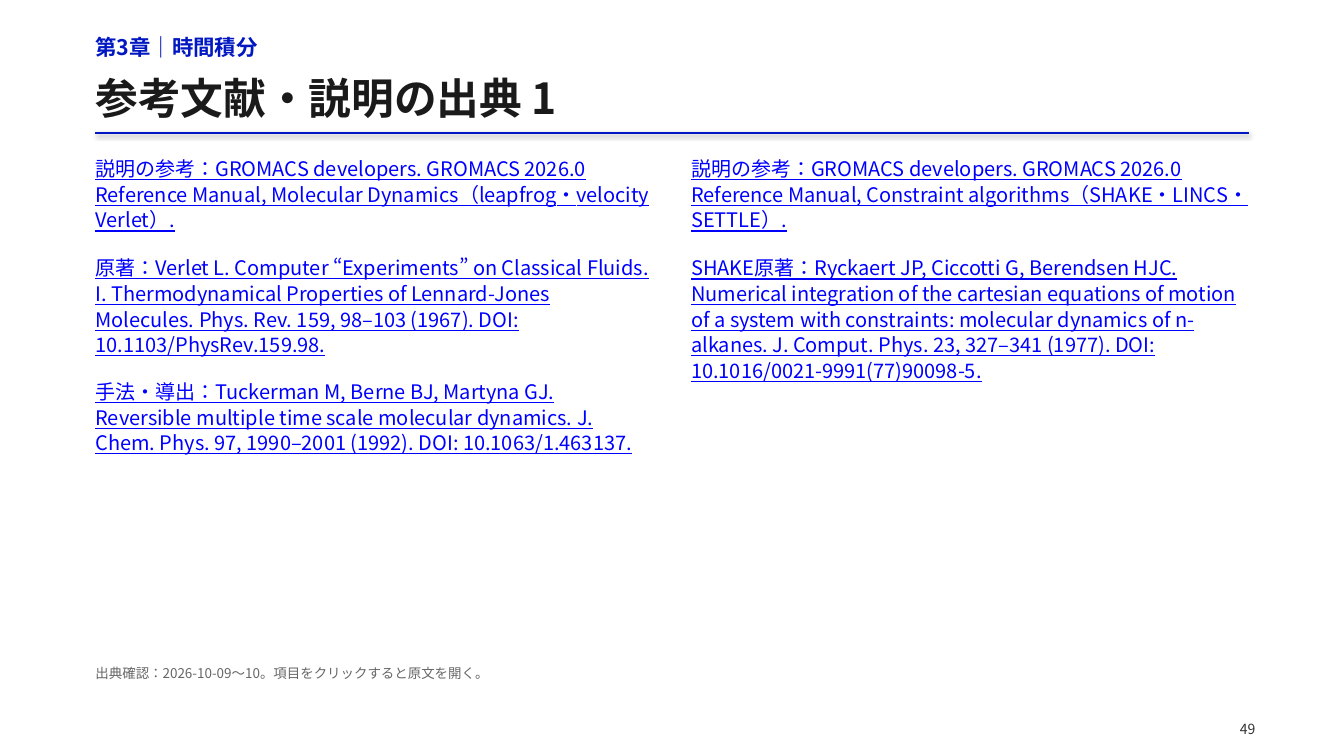
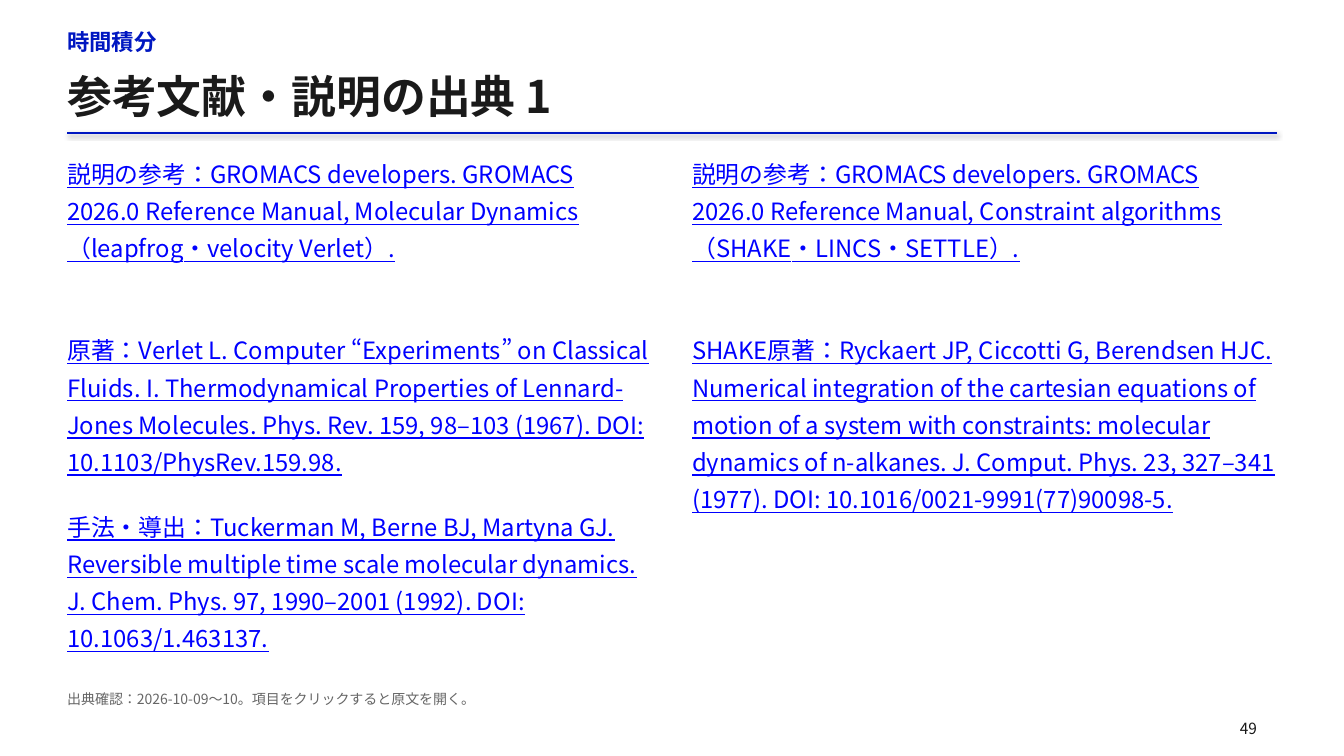
Before and after one commit to matsunagalab/lecture_bioinfo, a slide deck: slide 49 of 11_分子動力学シミュレーション/11_分子動力学シミュレーション.pptx. Drawn at 1344x756 pixels with LibreOffice and Linux fonts; fonts in the diff are those of the drawing. Boxes give left, top, right and bottom in pixels: in the first picture for what was removed or moved away, otherwise in the second. Text is boxed around its words. In the diff, an @@ line names an element or a change of style, - is before the commit and + after.

Commit message:
第11回の数式と図を再配置しOpenMM演習の説明を改善

```diff
--- a/11_分子動力学シミュレーション/11_分子動力学シミュレーション.pptx
+++ b/11_分子動力学シミュレーション/11_分子動力学シミュレーション.pptx
@@ text at (67,31,156,52): text changed; size 15.2 to 16 pt @@
-第3章｜時間積分
+時間積分
@@ text "参考文献・説明の出典 1": place and size @@
-text "参考文献・説明の出典 1" at (95,77,557,118)
+text "参考文献・説明の出典 1" at (67,74,552,117)
@@ text "参考文献・説明の出典 1" at (67,74,552,117): size 30.5 to 32 pt @@
@@ line moved from (96, 133) - (1249, 133) to (68, 133) - (1277, 133) @@
@@ text "説明の参考：GROMACS developers. GROMACS 2026.0 Reference ...": place and size @@
-text "説明の参考：GROMACS developers. GROMACS 2026.0 Reference ..." at (95,159,650,232)
+text "説明の参考：GROMACS developers. GROMACS 2026.0 Reference ..." at (67,163,579,263)
@@ text "原著：Verlet L. Computer “Experiments” on ...": place and size @@
-text "原著：Verlet L. Computer “Experiments” on ..." at (95,257,649,357)
+text "原著：Verlet L. Computer “Experiments” on ..." at (67,338,648,477)
@@ text "SHAKE原著：Ryckaert JP, Ciccotti G, Berendsen ...": place and size @@
-text "SHAKE原著：Ryckaert JP, Ciccotti G, Berendsen ..." at (691,258,1236,382)
+text "SHAKE原著：Ryckaert JP, Ciccotti G, Berendsen ..." at (692,339,1274,513)
@@ size 14.3 to 17 pt; line spacing 18.3pt to 1.3 in 5 elements at (67,163,579,263), (692,163,1222,262), (692,339,1274,513), (67,338,648,477), (67,516,637,652) @@
@@ text "手法・導出：Tuckerman M, Berne BJ, Martyna ...": place and size @@
-text "手法・導出：Tuckerman M, Berne BJ, Martyna ..." at (95,382,632,455)
+text "手法・導出：Tuckerman M, Berne BJ, Martyna ..." at (67,516,637,652)
@@ text "出典確認：2026-10-09〜10。項目をクリックすると原文を開く。": place and size @@
-text "出典確認：2026-10-09〜10。項目をクリックすると原文を開く。" at (95,667,488,679)
+text "出典確認：2026-10-09〜10。項目をクリックすると原文を開く。" at (67,692,475,705)
@@ text "出典確認：2026-10-09〜10。項目をクリックすると原文を開く。" at (67,692,475,705): size 9.5 to 10 pt @@
@@ text "49" at (1240,722,1257,734): size 10 to 11 pt, text colour #333333 to #171717; line spacing 13.5pt to 13.8pt @@
```
Also in this commit, not shown: 53 other slides changed, 4 slides added, 4 slides removed, 2 other files.
